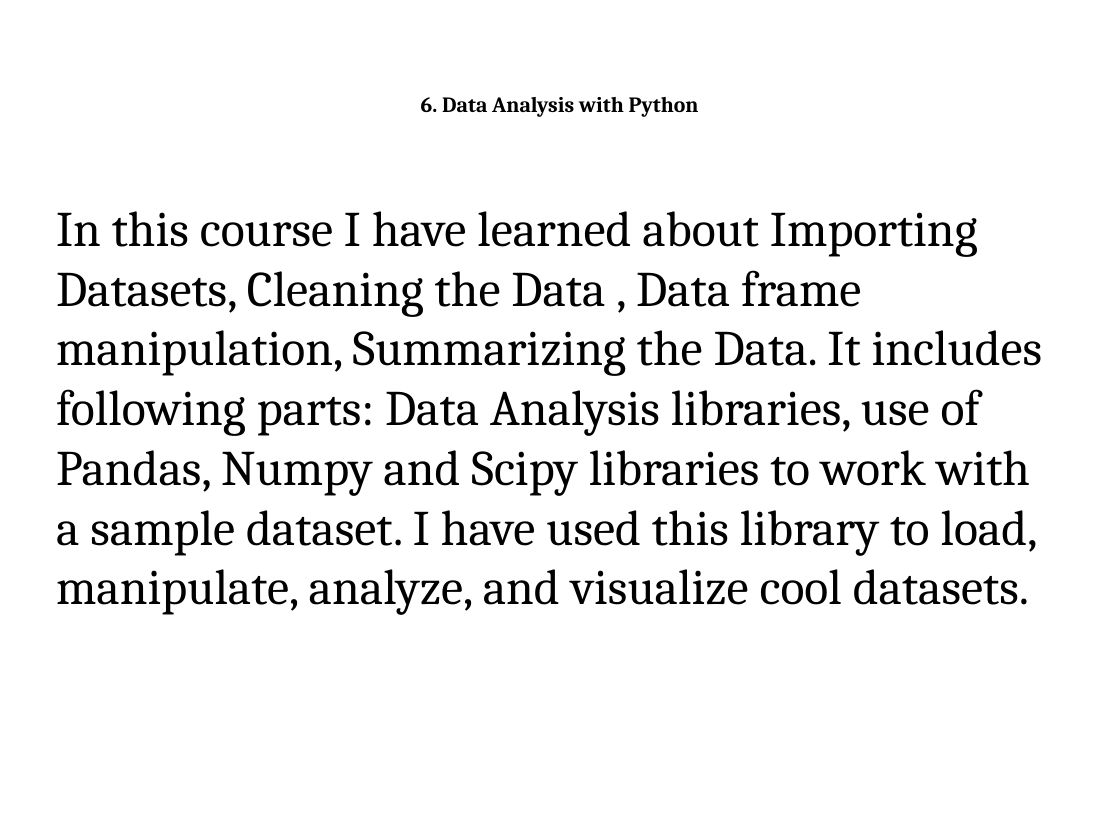
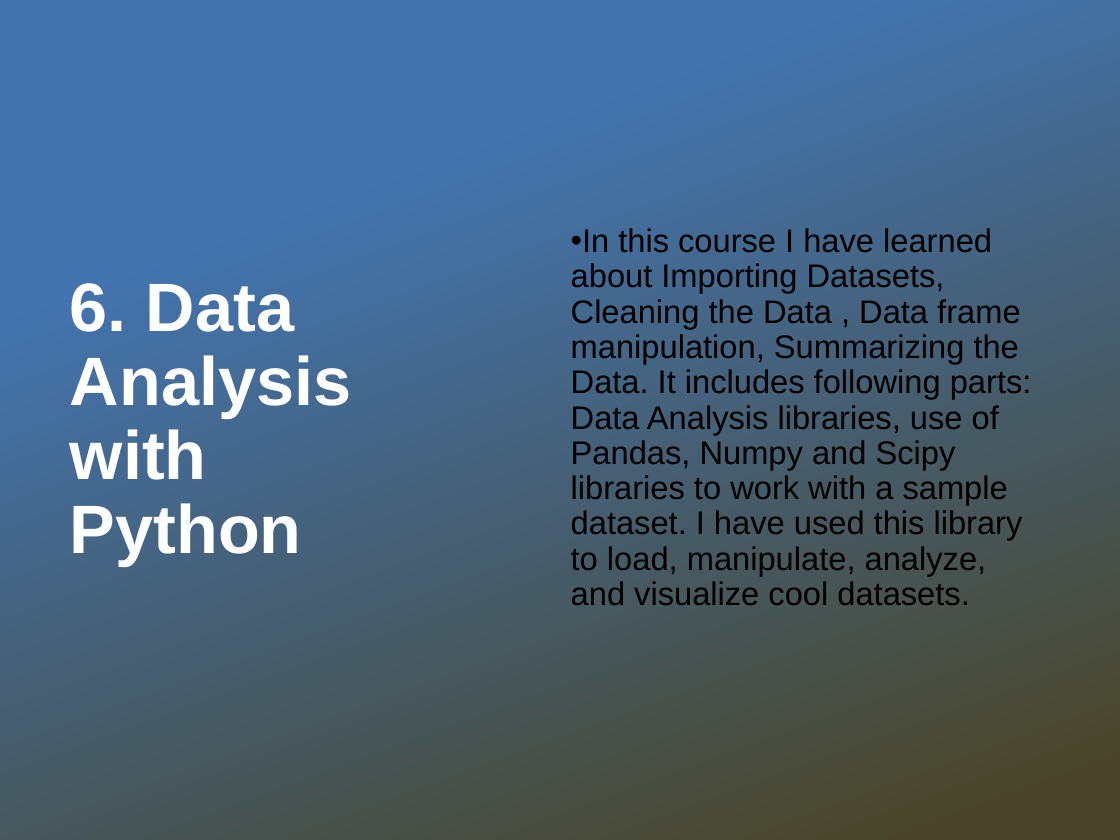
Before and after one commit to Cambi15/Coursera_Capstone-1, a slide deck: slide 8 of presentation.pptx. Drawn at 1120x840 pixels with LibreOffice and Linux fonts; fonts in the diff are those of the drawing; background and template pictures are left out. Boxes give left, top, right and bottom in pixels: in the first picture for what was removed or moved away, otherwise in the second. Text is boxed around its words. In the diff, an @@ line names an element or a change of style, - is before the commit and + after.

```diff
--- a/presentation.pptx
+++ b/presentation.pptx
@@ rectangle added at <box>0,0,1120,840</box>, fill gradient #4274AF to #4A452A @@
@@ text "In this course I have ...": place and size @@
-text "In this course I have ..." at <box>56,211,1043,615</box>
+text "In this course I have ..." at <box>571,228,1032,605</box>
@@ text "In this course I have ..." at <box>571,228,1032,605</box>: size 32 to 21 pt, font Cambria to Arial; bullet none to •; line spacing 1 to 0.9; more space between paragraphs; vertical alignment top to middle @@
@@ text "6. Data Analysis with Python": place and size @@
-text "6. Data Analysis with Python" at <box>421,97,699,117</box>
+text "6. Data Analysis with Python" at <box>70,283,351,566</box>
@@ text "6. Data Analysis with Python" at <box>70,283,351,566</box>: size 14 to 44 pt, font Cambria to Arial, text colour #000000 to #FFFFFF; alignment centre to left; line spacing 1 to 0.9; more space between paragraphs @@
```
Also in this commit, not shown: 11 other slides changed.
